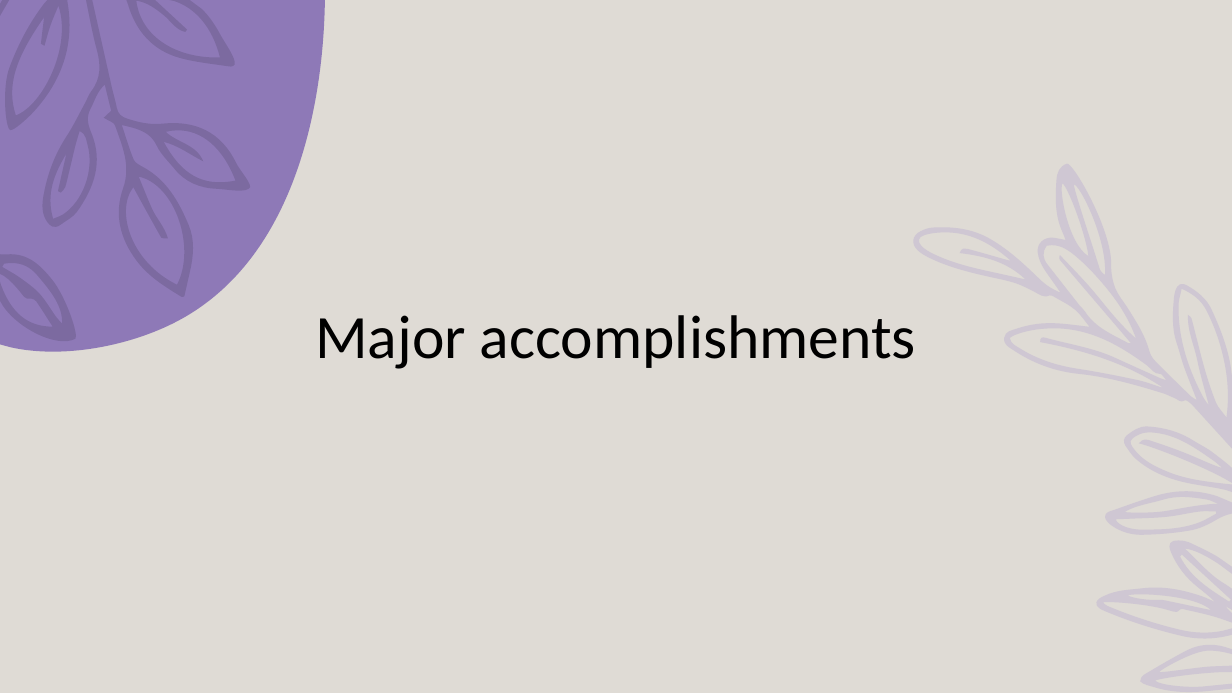
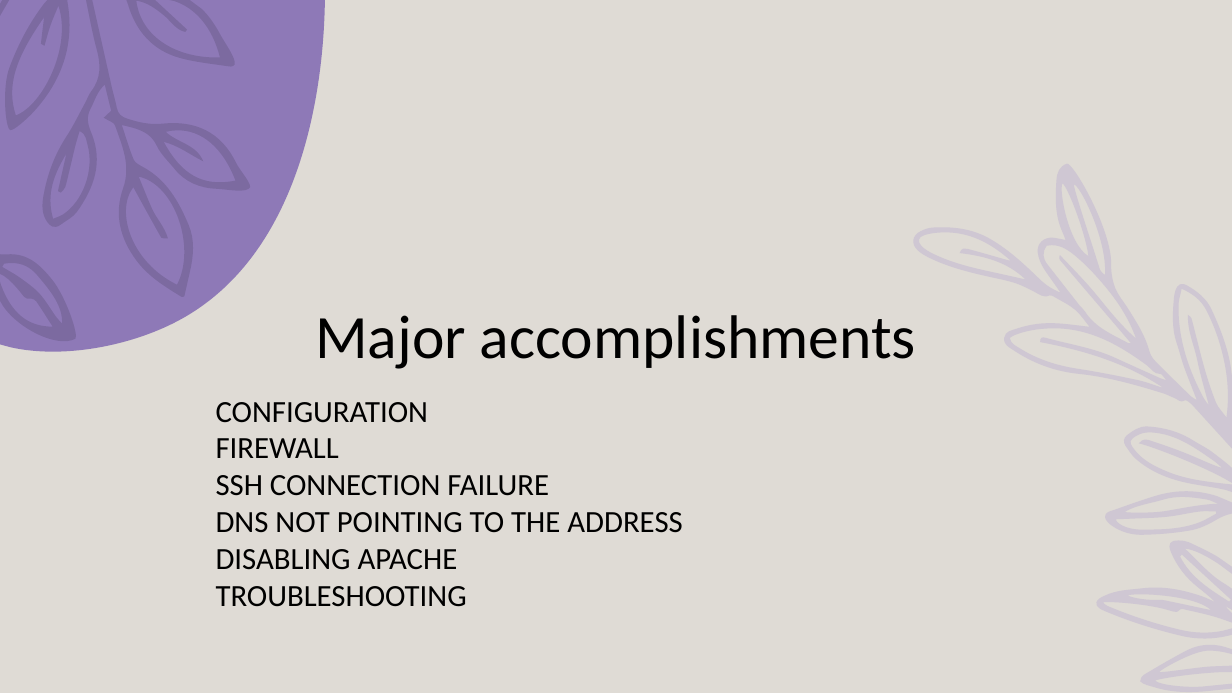
Before and after one commit to seli-hom/Unix-Final, a slide deck: slide 13 of Unix Presentation.pptx. Drawn at 1232x693 pixels with LibreOffice and Linux fonts; fonts in the diff are those of the drawing; background and template pictures are left out. Boxes give left, top, right and bottom in pixels: in the first picture for what was removed or moved away, otherwise in the second. Text is boxed around its words. In the diff, an @@ line names an element or a change of style, - is before the commit and + after.

Commit message:
Finish presentation

```diff
--- a/Unix Presentation.pptx
+++ b/Unix Presentation.pptx
@@ text added at (216,402,682,607), 24 pt, text #000000 @@
+CONFIGURATION
+FIREWALL
+SSH CONNECTION FAILURE
+DNS NOT POINTING TO THE ADDRESS
+DISABLING APACHE
+TROUBLESHOOTING
```
Also in this commit, not shown: 2 other slides changed, 3 slides added, 8 slides removed.
